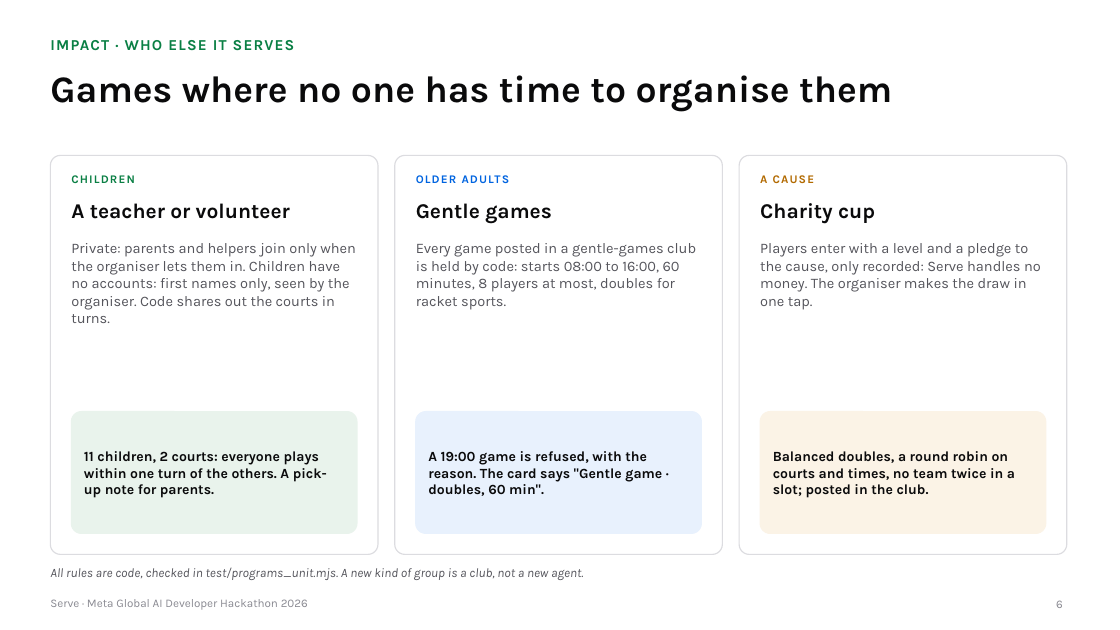
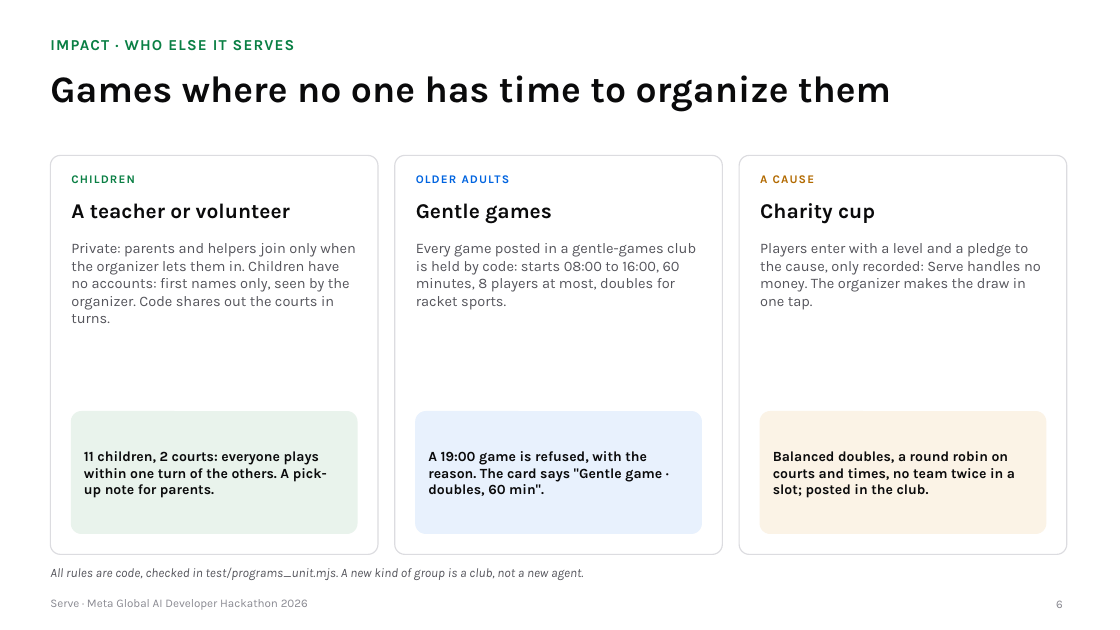
Before and after one commit to gino6178/serve-meta-hackathon, a slide deck: slide 6 of video/deck/Serve_Meta_deck.pptx. Drawn at 1120x630 pixels with LibreOffice and Linux fonts; fonts in the diff are those of the drawing. Boxes give left, top, right and bottom in pixels: in the first picture for what was removed or moved away, otherwise in the second. Text is boxed around its words. In the diff, an @@ line names an element or a change of style, - is before the commit and + after.

```diff
--- a/video/deck/Serve_Meta_deck.pptx
+++ b/video/deck/Serve_Meta_deck.pptx
@@ title at box(50, 75, 891, 112): text changed @@
-Games where no one has time to organise them
+Games where no one has time to organize them
@@ text at box(71, 243, 356, 323): text changed @@
-Private: parents and helpers join only when the organiser lets them in. Children have no accounts: first names only, seen by the organiser. Code shares out the courts in turns.
+Private: parents and helpers join only when the organizer lets them in. Children have no accounts: first names only, seen by the organizer. Code shares out the courts in turns.
@@ text at box(760, 243, 1041, 310): text changed @@
-Players enter with a level and a pledge to the cause, only recorded: Serve handles no money. The organiser makes the draw in one tap.
+Players enter with a level and a pledge to the cause, only recorded: Serve handles no money. The organizer makes the draw in one tap.
```
Also in this commit, not shown: 10 other slides changed, 26 other files.
